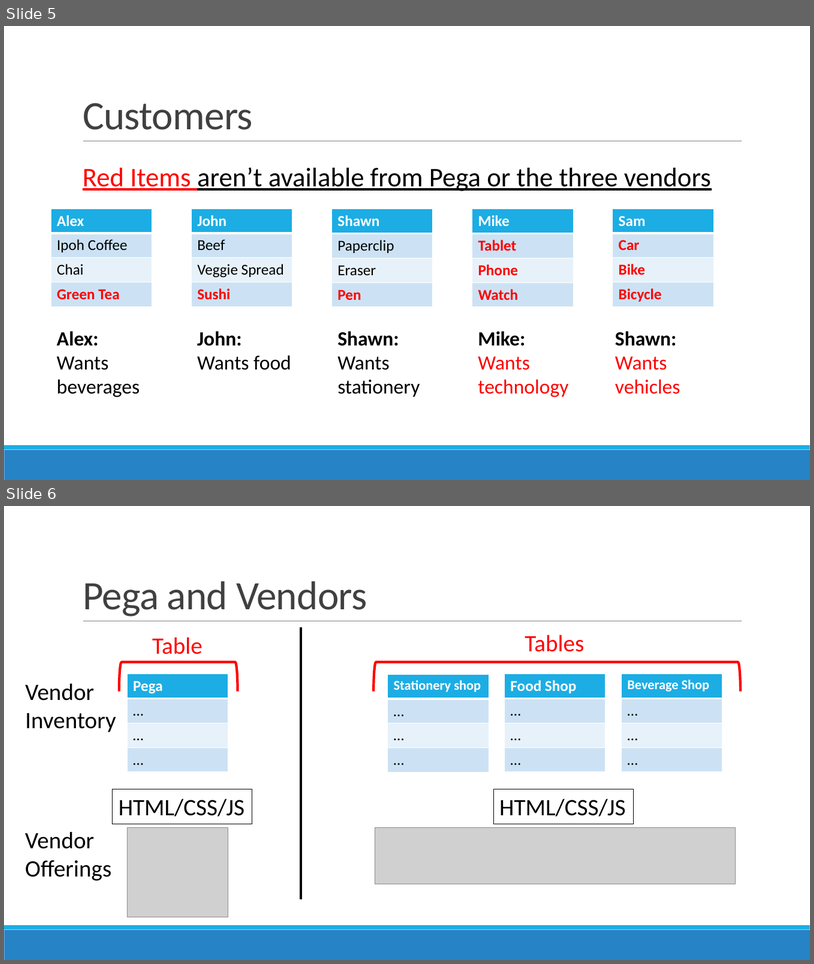
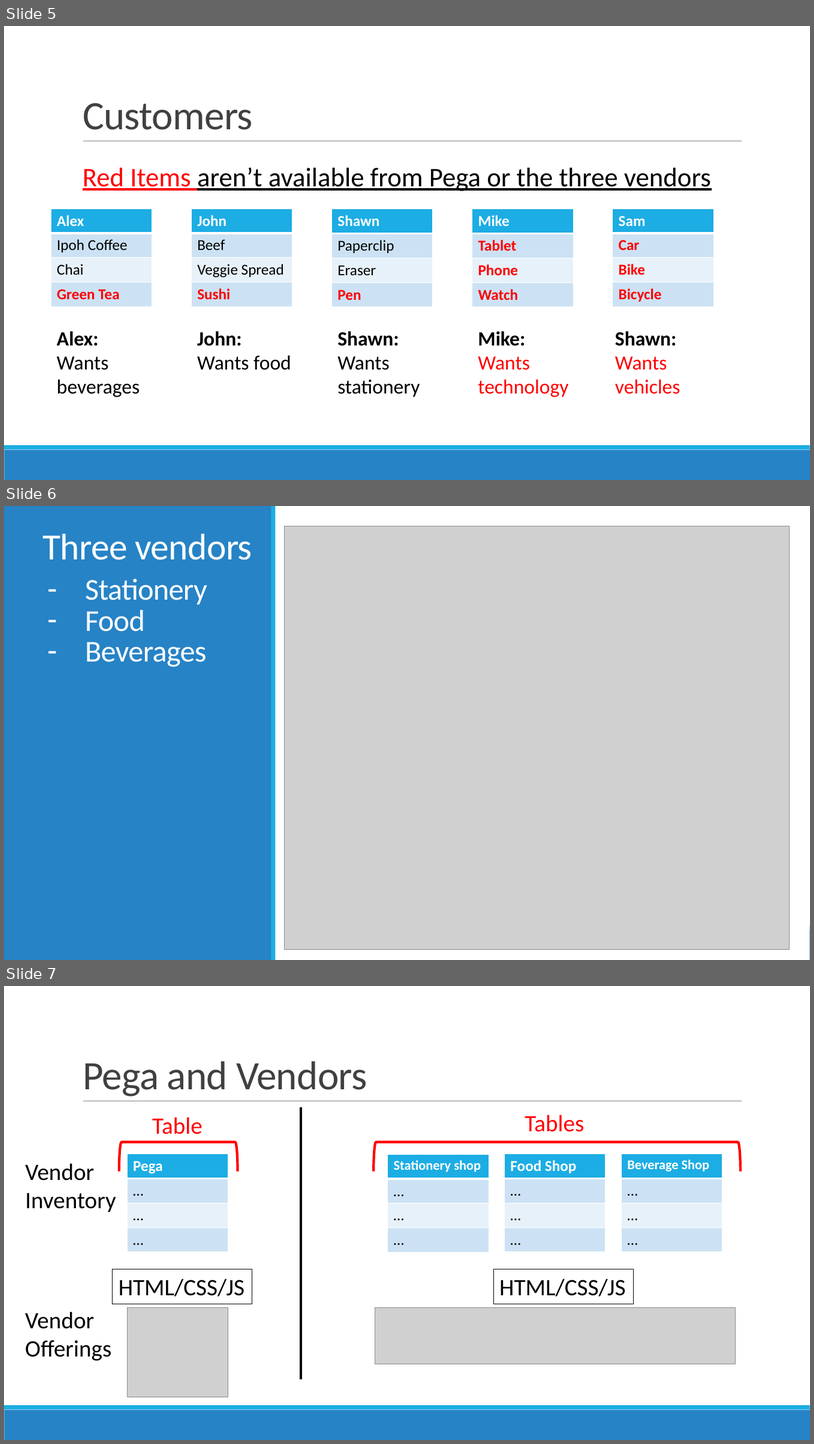
Before and after one commit to 210927-Reston-UiPath/Yu_T-P1-3NF, a slide deck: P1 presentation.pptx. Shown one above the other, each under a label of ours: slides 5 and 6 before the commit, slides 5, 6 and 7 after it. The pictures are 814x964 and 814x1444 pixels, drawn with LibreOffice and Linux fonts; fonts in the diff are those of the drawing; grey boxes stand for pictures. Boxes give left, top, right and bottom in pixels: in the first picture for what was removed or moved away, otherwise in the second. Text is boxed around its words. In the diff, an @@ line names an element or a change of style, - is before the commit and + after.

```diff
--- a/P1 presentation.pptx
+++ b/P1 presentation.pptx
@@ slide 6 added at box(4, 506, 810, 960), background #FFFFFF; not listed: 2 template elements that a slide beside it also shows @@
@@ rectangle added at box(4, 506, 810, 960), fill #FFFFFF @@
@@ rectangle added at box(4, 506, 272, 960), fill #2683C6 @@
@@ rectangle added at box(272, 506, 276, 960), fill #1CADE4 @@
@@ title added at box(42, 534, 252, 560), 44 pt, text #FFFFFF @@
+Three vendors
@@ picture added at box(285, 526, 790, 949) @@
@@ text added at box(85, 579, 207, 667), 36 pt, text #FFFFFF @@
+– Stationery
+– Food
+– Beverages
@@ what was slide 6 is now slide 7 @@
```
Also in this commit, not shown: 2 slides changed, 2 other files.
